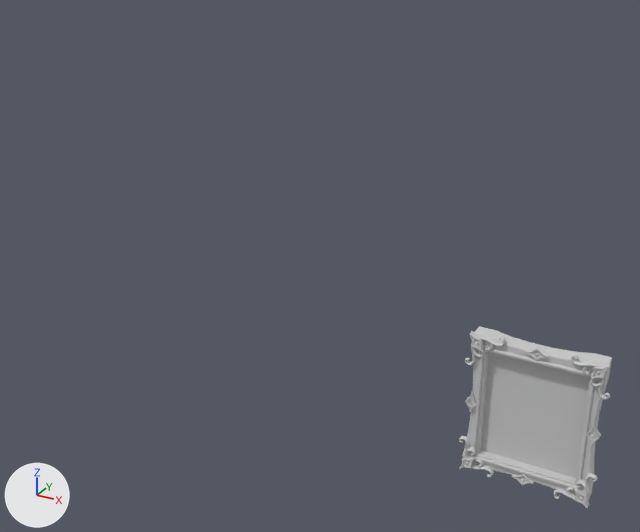
The FBX model 빌드/Source/Assets/Resources/04.Stage/stage 1_Object/Object_Frame_Large.FBX: old version first, new version second.
Camera for both pictures: a camera (50 mm lens) standing at (13.2, -39.3, 15.6) and looking at (-7.4, -1.9, -3.1). Lighting does not change. The marker at lower left points along +X, +Y and +Z. Where no turn or scale is listed for an object, it has been applied to the vertices.

The first picture shows 'Object_frame_large'.
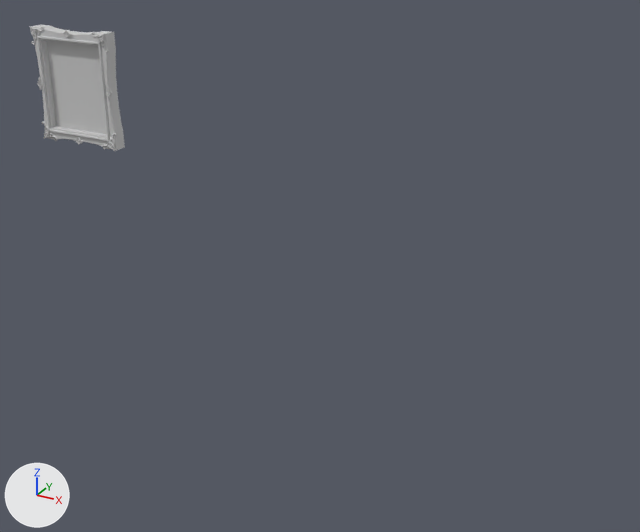
Pixel boxes [x1, y1, x2, y2] of what changed, in the pictures (640 x 532 px; the box of a moved part takes in the faces that stretch with it):
'Object_frame_large', reshaped, moved (37% narrower, 31% shorter): before [459, 326, 612, 508]; after [29, 25, 125, 151]
part 1 of me_mesh, moved or reshaped: before [480, 353, 590, 478]; after [46, 41, 107, 134]
part 2 of me_mesh, moved or reshaped: before [465, 326, 612, 500]; after [32, 25, 125, 150]
part 3 of me_mesh, moved or reshaped: before [585, 424, 601, 446]; after [105, 86, 113, 100]
part 4 of me_mesh, moved or reshaped: before [465, 392, 477, 412]; after [37, 77, 43, 90]
part 5 of me_mesh, moved or reshaped: before [525, 345, 550, 361]; after [61, 30, 73, 38]
part 6 of me_mesh, moved or reshaped: before [512, 474, 534, 485]; after [74, 137, 84, 144]
part 7 of me_mesh, moved or reshaped: before [470, 331, 484, 352]; after [29, 26, 38, 36]
part 8 of me_mesh, moved or reshaped: before [590, 363, 611, 379]; after [98, 33, 106, 43]
part 9 of me_mesh, moved or reshaped: before [459, 456, 475, 469]; after [44, 131, 50, 139]
part 10 of me_mesh, moved or reshaped: before [575, 488, 589, 508]; after [108, 142, 117, 151]
part 11 of me_mesh, added: after [31, 26, 44, 44]
part 12 of me_mesh, added: after [92, 31, 109, 53]
part 13 of me_mesh, added: after [42, 121, 58, 141]
part 14 of me_mesh, added: after [103, 133, 117, 149]
part 15 of me_mesh, deleted: before [554, 473, 598, 501]
part 16 of me_mesh, deleted: before [571, 353, 610, 399]
part 17 of me_mesh, deleted: before [465, 335, 506, 365]
part 18 of me_mesh, deleted: before [459, 436, 494, 477]

The change, as a diff of the scene's bpy script:
```diff
--- a/빌드/Source/Assets/Resources/04.Stage/stage 1_Object/Object_Frame_Large.FBX.py
+++ b/빌드/Source/Assets/Resources/04.Stage/stage 1_Object/Object_Frame_Large.FBX.py
@@ me_mesh @@
 # used by ob_object_frame_large; location = (5.31, -5.34, -6.25)
-me_mesh.from_pydata(...)  # 3684 vertices, 3666 faces; spans x -3.16..3.16, y -0.74..0.35, z -3.67..3.67
+me_mesh.from_pydata(...)  # 3684 vertices, 3682 faces; spans x -3.02..3.02, y -0.43..0.53, z -3.52..3.52
+# me_mesh part 1: the loose piece of 4 vertices spanning x -2.6..2.6, y 0.0, z -3.09..3.09 is moved by (0.0, 0.18, 0.0)
+# me_mesh part 2: the loose piece of 496 vertices spanning x -2.9..2.9, y -0.53..0.35, z -3.46..3.46 is moved by (0.0, 0.18, 0.0)
+# me_mesh part 3: the loose piece of 212 vertices spanning x 2.42..3.01, y -0.55..-0.23, z -0.47..0.55 is scaled about its middle by 0.765, then moved by (0.0, 0.16, 0.0)
+# me_mesh part 4: the loose piece of 212 vertices spanning x -3.01..-2.42, y -0.55..-0.23, z -0.47..0.55 is scaled about its middle by 0.765, then moved by (0.0, 0.16, 0.0)
+# me_mesh part 5: the loose piece of 212 vertices spanning x -0.55..0.47, y -0.55..-0.23, z 2.95..3.54 is scaled about its middle by 0.765, then moved by (0.0, 0.16, 0.0)
+# me_mesh part 6: the loose piece of 212 vertices spanning x -0.55..0.47, y -0.55..-0.23, z -3.54..-2.95 is scaled about its middle by 0.765, then moved by (0.0, 0.16, 0.0)
+# me_mesh part 7: the loose piece of 212 vertices spanning x -2.99..-2.32, y -0.71..-0.38, z 2.8..3.57 is scaled about its middle by (0.671, 0.681, 0.688), then moved by (-0.03, 0.25, 0.02)
+# me_mesh part 8: the loose piece of 212 vertices spanning x 2.32..2.99, y -0.71..-0.38, z 2.8..3.57 is scaled about its middle by (0.671, 0.681, 0.688), then moved by (0.03, 0.25, 0.02)
+# me_mesh part 9: the loose piece of 212 vertices spanning x -2.99..-2.32, y -0.71..-0.38, z -3.57..-2.8 is scaled about its middle by (0.671, 0.681, 0.688), then moved by (-0.03, 0.25, -0.02)
+# me_mesh part 10: the loose piece of 212 vertices spanning x 2.32..2.99, y -0.71..-0.38, z -3.57..-2.8 is scaled about its middle by (0.671, 0.681, 0.688), then moved by (0.03, 0.25, -0.02)
+# me_mesh part 11: a new loose piece of 362 vertices spanning x -3.02..-1.9, y -0.32..-0.18, z 2.39..3.52, in mat_01___default (its picture is missing)
+# me_mesh part 12: a new loose piece of 362 vertices spanning x 1.9..3.02, y -0.32..-0.18, z 2.39..3.52, in mat_01___default (its picture is missing)
+# me_mesh part 13: a new loose piece of 362 vertices spanning x -3.02..-1.9, y -0.32..-0.18, z -3.52..-2.39, in mat_01___default (its picture is missing)
+# me_mesh part 14: a new loose piece of 362 vertices spanning x 1.9..3.02, y -0.32..-0.18, z -3.52..-2.39, in mat_01___default (its picture is missing)
+# me_mesh part 15: the loose piece of 362 vertices spanning x 1.41..3.16, y -0.61..-0.4, z -3.67..-1.92 is deleted
+# me_mesh part 16: the loose piece of 362 vertices spanning x 1.41..3.16, y -0.61..-0.4, z 1.92..3.67 is deleted
+# me_mesh part 17: the loose piece of 362 vertices spanning x -3.16..-1.41, y -0.61..-0.4, z 1.92..3.67 is deleted
+# me_mesh part 18: the loose piece of 362 vertices spanning x -3.16..-1.41, y -0.61..-0.4, z -3.67..-1.92 is deleted
 me_mesh.materials.append(mat_01___default)
@@ ob_object_frame_large @@
 ob_object_frame_large = bpy.data.objects.new('Object_frame_large', me_mesh)
-ob_object_frame_large.location = (5.31, -5.34, -6.25)
+ob_object_frame_large.location = (-25.69, 0.71, 3.85)
```
